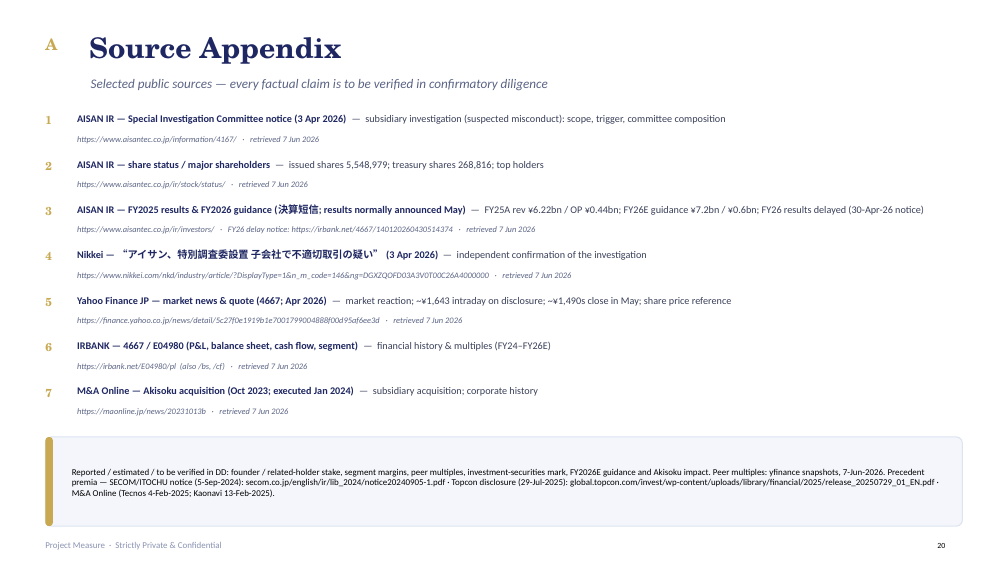
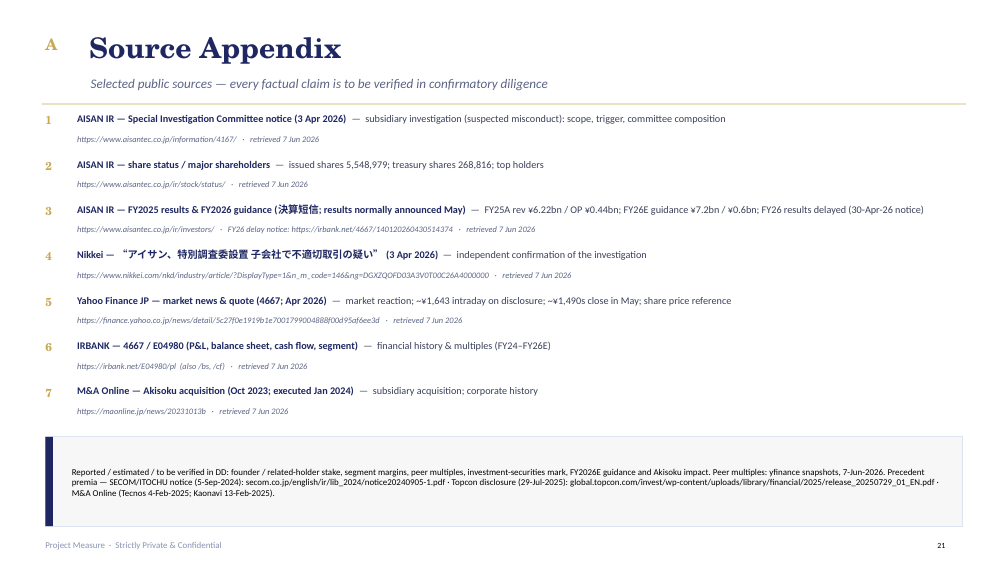
Before and after one commit to ankimo1210/projects, a slide deck: slide 21 of aisan_lbo_case/docs/AISAN_4667_Take_Private_Case_Study.pptx (slide 20 before the commit). Drawn at 1008x567 pixels with LibreOffice and Linux fonts; fonts in the diff are those of the drawing. Boxes give left, top, right and bottom in pixels: in the first picture for what was removed or moved away, otherwise in the second. Text is boxed around its words. In the diff, an @@ line names an element or a change of style, - is before the commit and + after.

```diff
--- a/aisan_lbo_case/docs/AISAN_4667_Take_Private_Case_Study.pptx
+++ b/aisan_lbo_case/docs/AISAN_4667_Take_Private_Case_Study.pptx
@@ rectangle added at [42, 104, 966, 104], fill #C8A951 @@
@@ rectangle at [45, 437, 963, 526]: rounded rectangle to rectangle; fill #F4F6FB to #F7F7F7 @@
@@ rectangle at [45, 437, 53, 526]: rounded rectangle to rectangle; fill #C8A951 to #1E2761 @@
```
Also in this commit, not shown: 19 other slides changed, 1 slide added, 6 other files.
